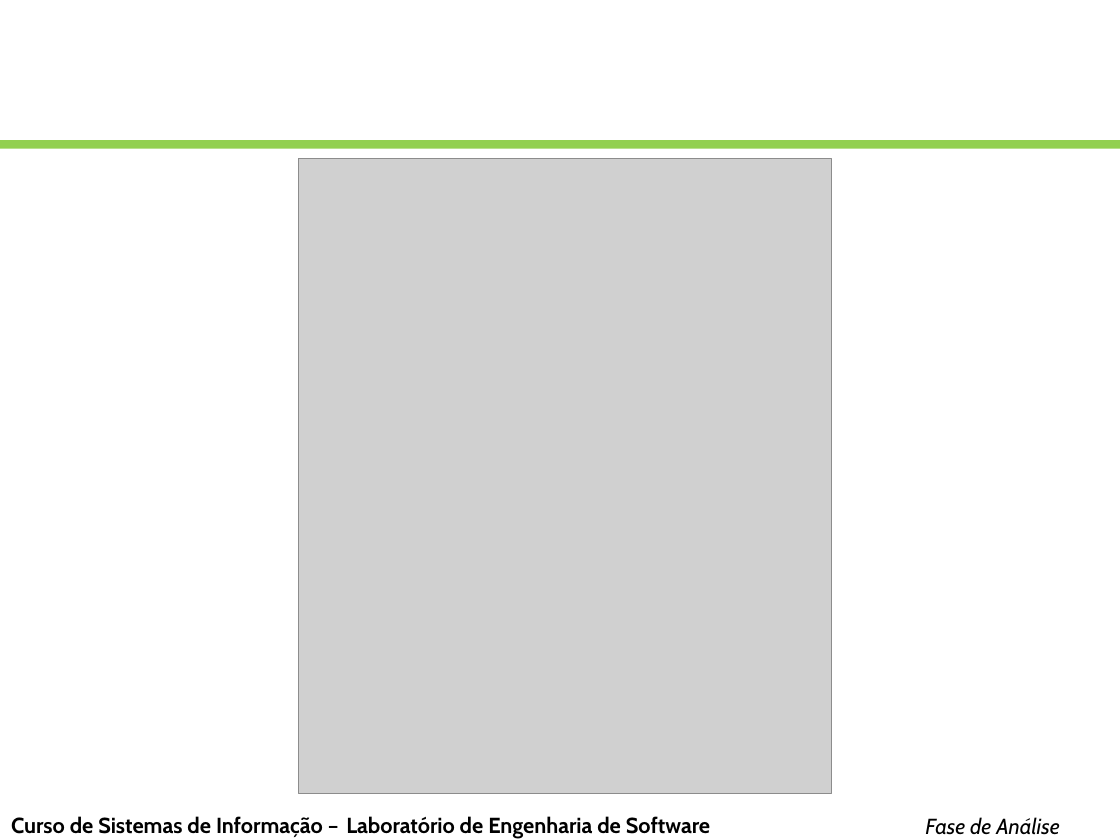
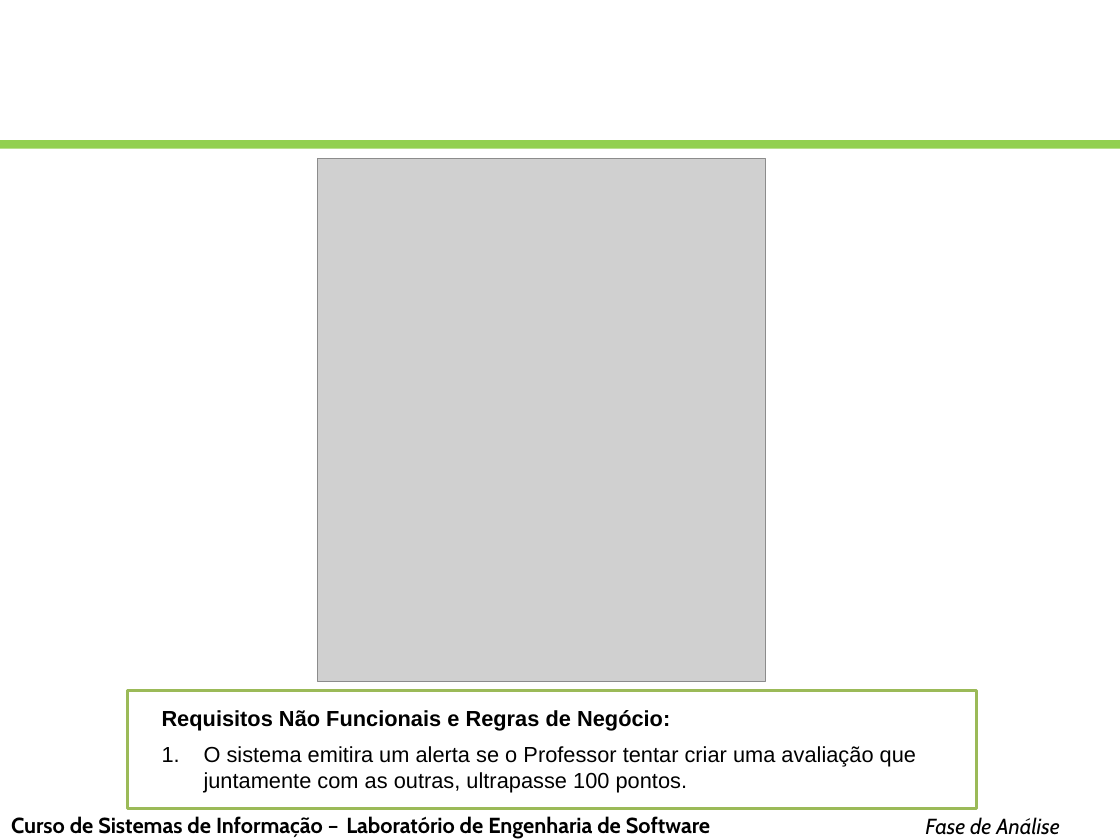
Before and after one commit to LeandroFerreira1/SA, a slide deck: slide 9 of Documentos/SCV-ApresentacaoFaseAnalise.pptx. Drawn at 1120x840 pixels with LibreOffice and Linux fonts; fonts in the diff are those of the drawing; grey boxes stand for pictures; background and template pictures are left out. Boxes give left, top, right and bottom in pixels: in the first picture for what was removed or moved away, otherwise in the second. Text is boxed around its words. In the diff, an @@ line names an element or a change of style, - is before the commit and + after.

```diff
--- a/Documentos/SCV-ApresentacaoFaseAnalise.pptx
+++ b/Documentos/SCV-ApresentacaoFaseAnalise.pptx
@@ picture: place and size @@
-picture at [299,159,832,794]
+picture at [317,159,765,682]
@@ freeform shape added at [128,691,977,809], outline #9BBA58 2 pt @@
@@ text added at [162,710,916,793], 14 pt, text #000000 @@
+Requisitos Não Funcionais e Regras de Negócio:
+1. O sistema emitira um alerta se o Professor tentar criar uma avaliação que juntamente com as outras, ultrapasse 100 pontos.
```
Also in this commit, not shown: 2 other slides changed.
